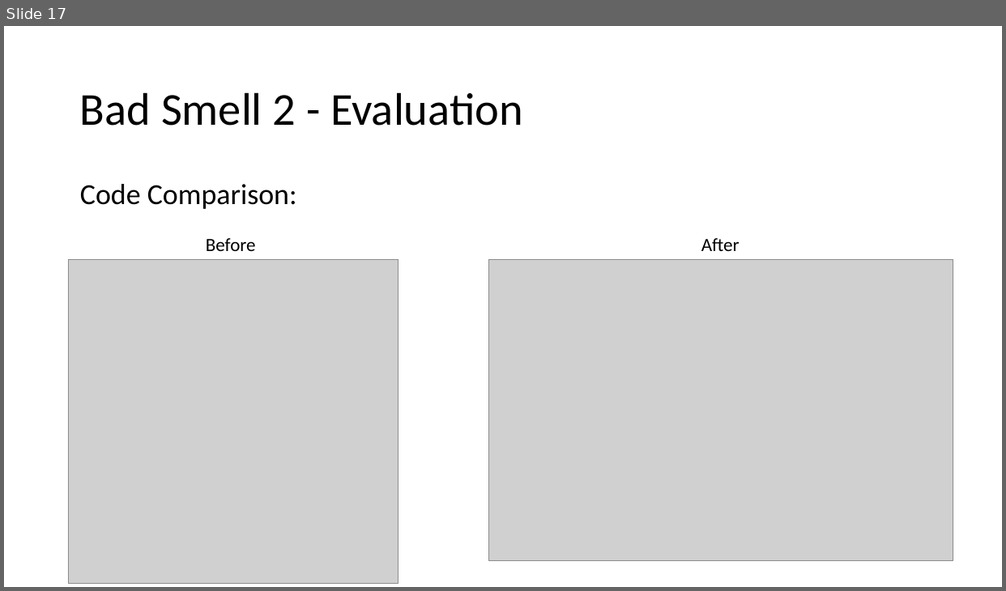
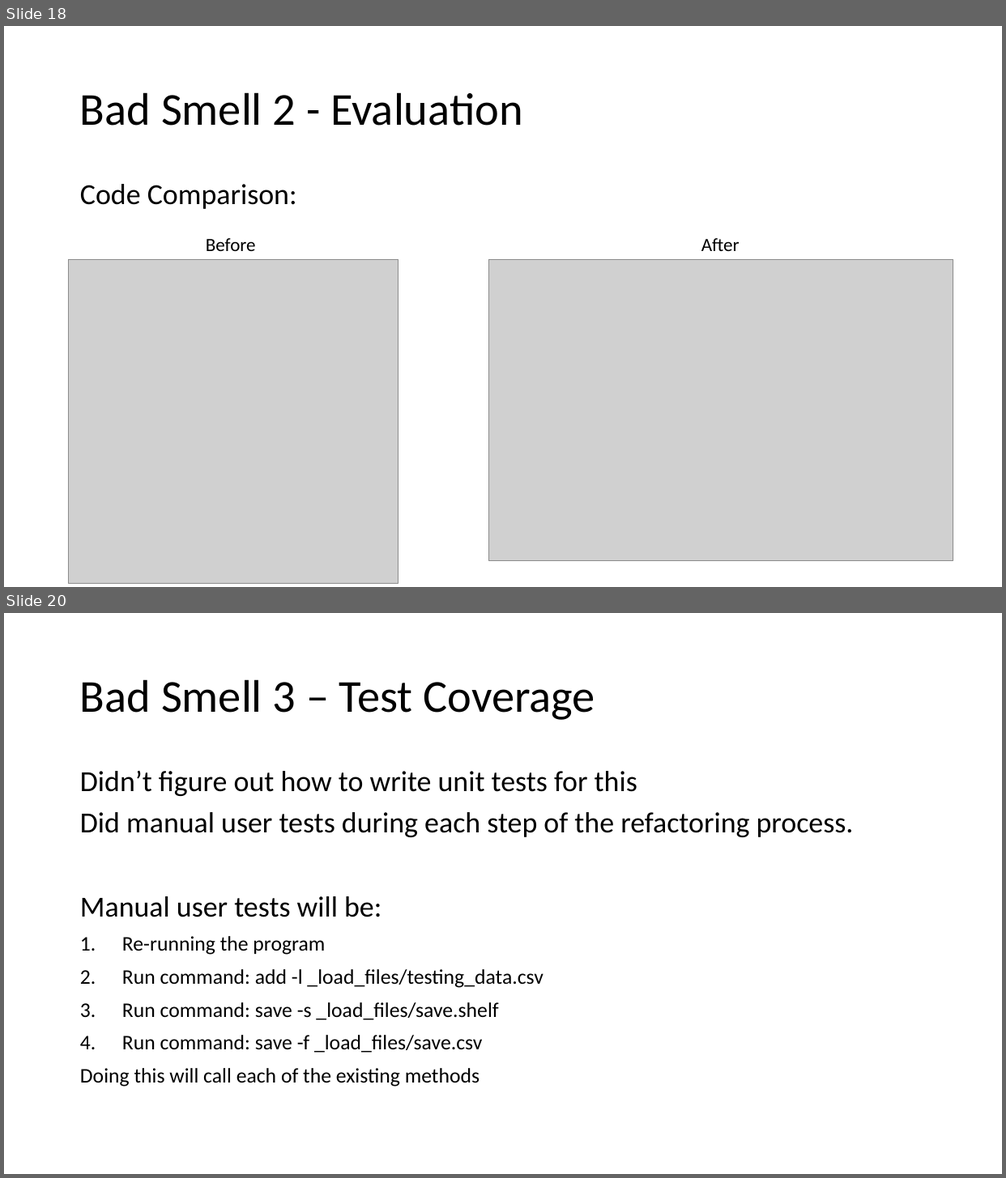
Before and after one commit to steven-snelling/PR301-Assignment_2, a slide deck: bad_smells.pptx. Shown one above the other, each under a label of ours: slide 17 before the commit, slides 18 and 20 after it; the slides between them are not shown. The pictures are 1006x591 and 1006x1178 pixels, drawn with LibreOffice and Linux fonts; fonts in the diff are those of the drawing; grey boxes stand for pictures. Boxes give left, top, right and bottom in pixels: in the first picture for what was removed or moved away, otherwise in the second. Text is boxed around its words. In the diff, an @@ line names an element or a change of style, - is before the commit and + after.

```diff
--- a/bad_smells.pptx
+++ b/bad_smells.pptx
@@ slide 20 added at (4, 613, 1002, 1174), background #FFFFFF @@
@@ title added at (80, 679, 595, 720), 44 pt, text #000000 @@
+Bad Smell 3 – Test Coverage
@@ text added at (80, 771, 854, 1087), 20 pt, text #000000 @@
+Didn’t figure out how to write unit tests for this
+Did manual user tests during each step of the refactoring process.
+Manual user tests will be:
+1. Re-running the program
+2. Run command: add -l _load_files/testing_data.csv
+3. Run command: save -s _load_files/save.shelf
+4. Run command: save -f _load_files/save.csv
+Doing this will call each of the existing methods
@@ what was slide 17 is now slide 18 @@
```
Also in this commit, not shown: 4 slides changed, 3 other slides added, 1 other file.
